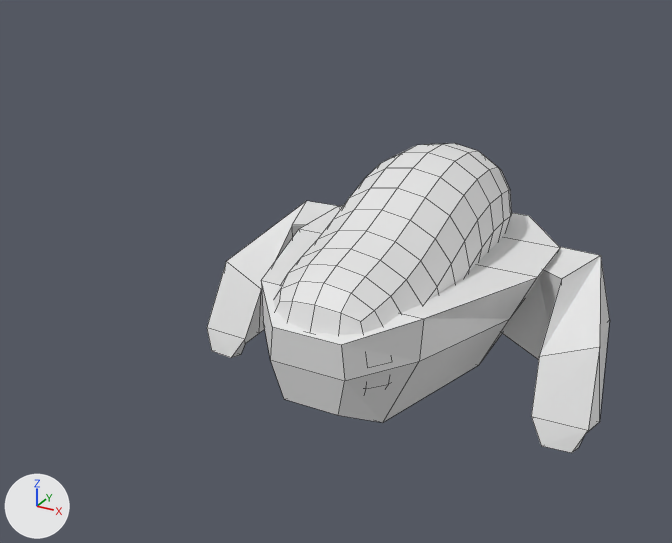
A saved change to the Blender file Assets/Models/BlendFiles/QuadrupedEnemy.blend.
Before and after are seen from a camera (50 mm lens) standing at (1.115, -1.842, 1.217) and looking at (-0.061, 0.296, 0.148). Every picture has the same lights, and +X, +Y and +Z are marked at lower left. Mesh edges are drawn as thin lines.

The first picture shows 'CreatureBody', 'HindLegs', 'MetalicBodyHousing'.
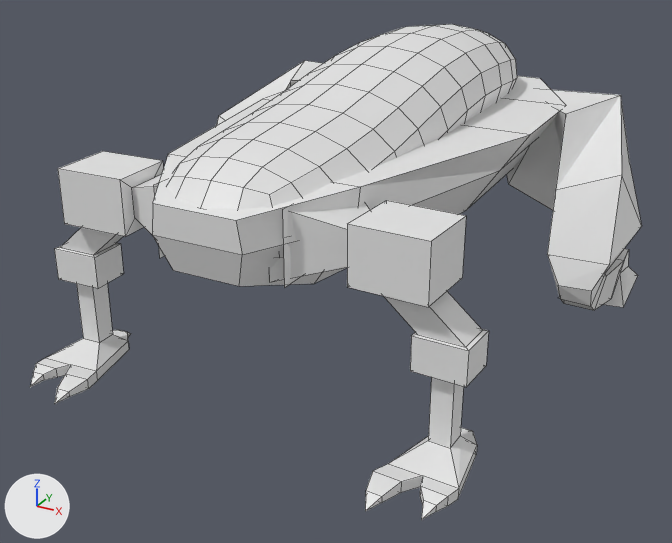
Commit message: Adds front legs to quadruped

Location of each change, [x1, y1, x2, y2] in pixels of the pictures (672 x 543 px; the box of a moved part takes in the faces that stretch with it):
```json
{"object": "CreatureBody", "change": "moved, rescaled", "before": [274, 143, 511, 335], "after": [167, 24, 517, 209], "on screen": "47% wider"}
{"object": "MetalicBodyHousing", "change": "moved, rescaled", "before": [261, 206, 560, 423], "after": [152, 76, 561, 286], "on screen": "37% wider"}
{"object": "FrontLegs", "change": "added", "after": [30, 151, 489, 520]}
{"object": "HindLegs", "change": "reshaped, moved", "before": [207, 201, 609, 453], "after": [216, 61, 642, 310]}
{"part": 1, "of": "me_cube_001", "change": "moved or reshaped", "before": [227, 201, 601, 360], "after": [219, 61, 622, 210]}
{"part": 2, "of": "me_cube_001", "change": "built on", "before": [232, 260, 609, 453], "after": [547, 101, 642, 310]}
```

Scene script edits in JSON lines:
```json
{"block": "me_cube_001", "where": "# used by ob_hindlegs; location = (0.0, 0.0, 0.0)"}
{"block": "me_cube_001", "where": "# verts and faces of me_cube_001; kept vertices keep their numbers, new ones are numbered from 20"}
{"block": "me_cube_001", "where": "# before: 5 (0.474, 0.733, 0.069) at pixel (561, 278)"}
{"op": "remove", "block": "me_cube_001", "code": "me_cube_001.from_pydata(...)  # 20 vertices, 18 faces; spans x 0.094..0.674, y 0.429..1.135, z -0.366..0.083"}
{"op": "add", "block": "me_cube_001", "code": "me_cube_001.from_pydata(...)  # 40 vertices, 38 faces; spans x 0.094..0.705, y 0.429..1.135, z -0.501..0.083"}
{"block": "me_cube_001", "change": "me_cube_001 part 1"}
{"op": "add", "block": "me_cube_001", "code": "verts[5] = (0.446, 0.696, 0.069)  # moved, pixel (565, 113)"}
{"block": "me_cube_001", "change": "me_cube_001 part 2"}
{"block": "me_cube_001", "change": "1 face is deleted"}
{"block": "me_cube_001", "change": "3 vertices move from x 0.568..0.674, y 0.521..0.547, z -0.366..-0.27 to x 0.544..0.705, y 0.455..0.607, z -0.378..-0.187"}
{"block": "me_cube_001", "change": "20 vertices are added at x 0.471..0.66, y 0.507..0.985, z -0.501..-0.316"}
{"block": "me_cube_001", "change": "21 new faces join them"}
{"op": "add", "block": "me_cube_002", "code": ["me_cube_002 = bpy.data.meshes.new('Cube.002')", "me_cube_002.from_pydata(...)  # 85 vertices, 84 faces; spans x 0.122..0.575, y -0.465..-0.084, z -0.5..0.066"]}
{"op": "set", "path": "ob_creaturebody.location", "old": "(0.0, 0.0, 0.0)", "new": "(0.0, -0.447, 0.51)"}
{"op": "set", "path": "ob_creaturebody.scale", "old": "(1.0, 1.0, 1.0)", "new": "(1.0, 1.37, 0.693)"}
{"op": "set", "path": "ob_metalicbodyhousing.location", "old": "(0.0, 0.0, 0.0)", "new": "(0.0, -0.447, 0.51)"}
{"op": "set", "path": "ob_metalicbodyhousing.scale", "old": "(1.0, 1.0, 1.0)", "new": "(1.0, 1.37, 0.693)"}
{"op": "set", "path": "ob_hindlegs.location", "old": "(0.0, 0.0, 0.0)", "new": "(0.0, 0.0, 0.51)"}
{"op": "add", "block": "ob_frontlegs", "code": ["ob_frontlegs = bpy.data.objects.new('FrontLegs', me_cube_002)", "ob_frontlegs.location = (0.0, 0.0, 0.51)", "_m = ob_frontlegs.modifiers.new('Mirror', 'MIRROR')", "_m.merge_threshold = 0.01"]}
```
